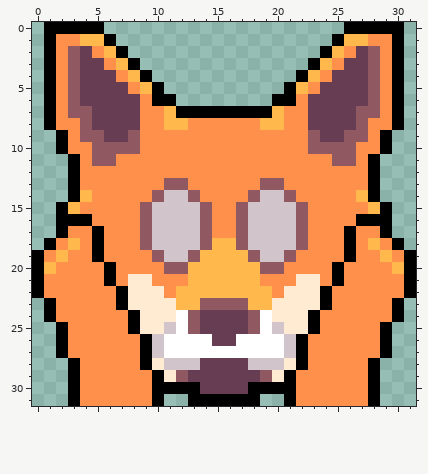
File history of a pixel-art sprite, fox/fox_scream.png. That is the earlier state.
The file is 32x32 pixels.
After:
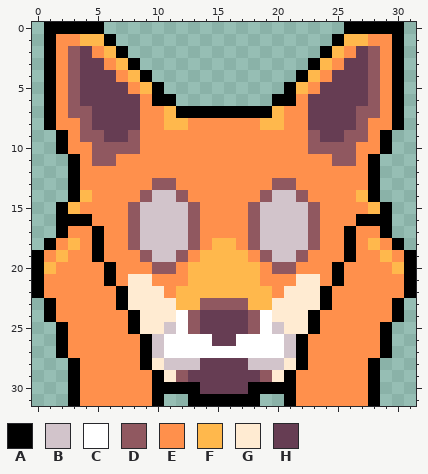
Palette (. is transparent): A #000000  B #d2c4cb  C #ffffff  D #905860  E #ff904c  F #ffb84c  G #ffebd2  H #663d53
Log entry: fox_scream eye distance distance between eyes now matches fox_fearful
Diff:
@@ x 6..25 @@
 12 EEEEEEEEEEEEEEEEEEEE
-13 EEEEEDDEEEEEEDDEEEEE
-14 EEEEDBBDEEEEDBBDEEEE
-15 EEEDBBBBDEEDBBBBDEEE
-16 EEEDBBBBDEEDBBBBDEEE
-17 EEEDBBBBDEEDBBBBDEEE
-18 EEEDBBBBDFFDBBBBDEEE
-19 EEEEDBBDFFFFDBBDEEEE
-20 AEEEEDDFFFFFFDDEEEEA
+13 EEEEDDEEEEEEEEDDEEEE
+14 EEEDBBDEEEEEEDBBDEEE
+15 EEDBBBBDEEEEDBBBBDEE
+16 EEDBBBBDEEEEDBBBBDEE
+17 EEDBBBBDEEEEDBBBBDEE
+18 EEDBBBBDEFFEDBBBBDEE
+19 EEEDBBDEFFFFEDBBDEEE
+20 AEEEDDEFFFFFFEDDEEEA
 21 AEGGEEEFFFFFFEEEGGEA
